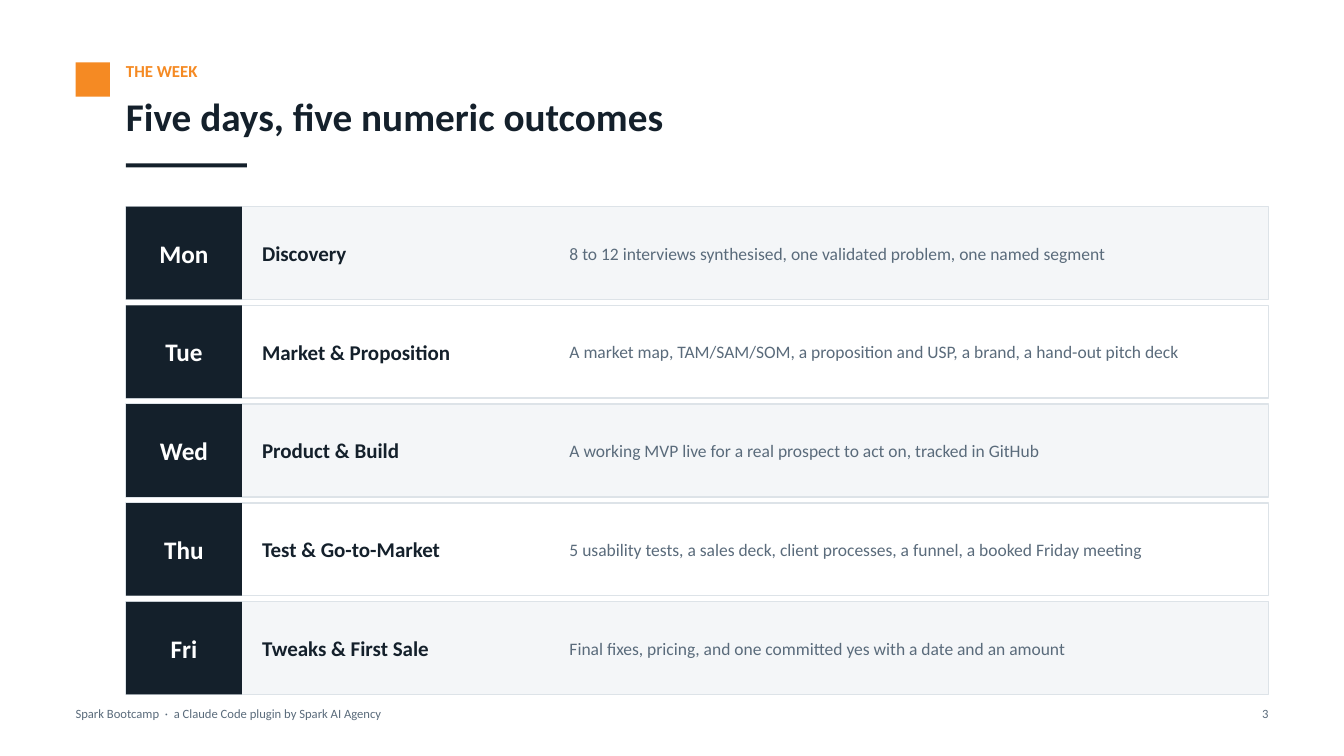
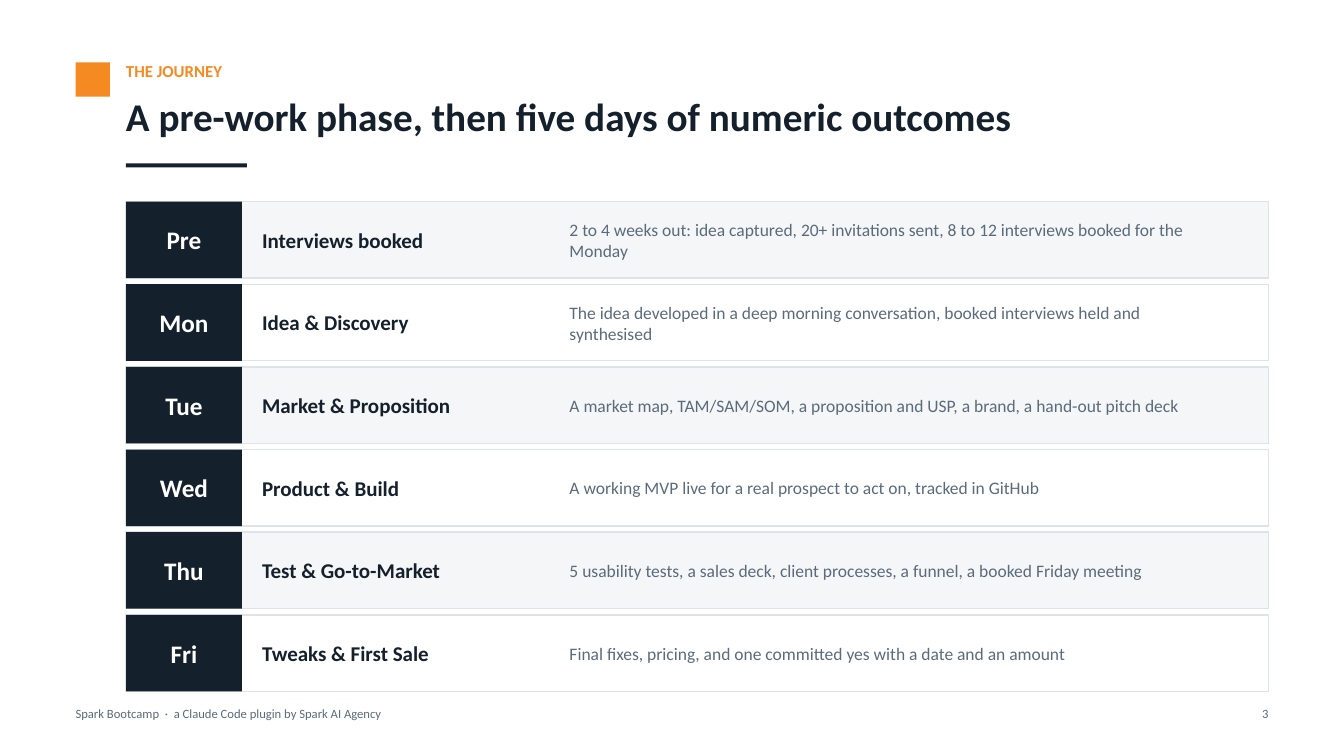
Before and after one commit to SebSparkCuriosity/5daybootcamp, a slide deck: slide 3 of docs/spark-bootcamp-overview.pptx. Drawn at 1344x756 pixels with LibreOffice and Linux fonts; fonts in the diff are those of the drawing. Boxes give left, top, right and bottom in pixels: in the first picture for what was removed or moved away, otherwise in the second. Text is boxed around its words. In the diff, an @@ line names an element or a change of style, - is before the commit and + after.

```diff
--- a/docs/spark-bootcamp-overview.pptx
+++ b/docs/spark-bootcamp-overview.pptx
@@ text at (126,66,222,77): text changed @@
-THE WEEK
+THE JOURNEY
@@ text at (126,103,1011,137): text changed @@
-Five days, five numeric outcomes
+A pre-work phase, then five days of numeric outcomes
@@ rectangle: place and size @@
-rectangle at (126,207,1268,299)
+rectangle at (126,202,1268,278)
@@ rectangle: place and size @@
-rectangle at (126,207,242,299)
+rectangle at (126,202,242,278)
@@ text added at (167,232,202,249), 18 pt, text #FFFFFF, bold @@
+Pre
@@ text added at (262,233,423,248), 15 pt, text #14202B, bold @@
+Interviews booked
@@ text at (569,224,1183,260): text changed @@
-8 to 12 interviews synthesised, one validated problem, one named segment
+2 to 4 weeks out: idea captured, 20+ invitations sent, 8 to 12 interviews booked for the Monday
@@ text "Mon": place and size @@
-text "Mon" at (159,246,208,263)
+text "Mon" at (159,315,208,332)
@@ rectangle: place and size @@
-rectangle at (126,306,1268,398)
+rectangle at (126,284,1268,361)
@@ rectangle: place and size @@
-rectangle at (126,306,242,398)
+rectangle at (126,284,242,361)
@@ text at (262,315,408,334): text changed @@
-Discovery
+Idea & Discovery
@@ text added at (569,307,1140,343), 12.5 pt, text #5A6B7B @@
+The idea developed in a deep morning conversation, booked interviews held and synthesised
@@ text "Tue": place and size @@
-text "Tue" at (165,344,202,361)
+text "Tue" at (165,398,202,415)
@@ rectangle: place and size @@
-rectangle at (126,404,1268,497)
+rectangle at (126,367,1268,444)
@@ rectangle added at (126,367,242,444), fill #14202B @@
@@ text "Market & Proposition": place and size @@
-text "Market & Proposition" at (262,345,450,364)
+text "Market & Proposition" at (262,398,450,417)
@@ text "A market map, TAM/SAM/SOM, a ...": place and size @@
-text "A market map, TAM/SAM/SOM, a ..." at (569,346,1178,361)
+text "A market map, TAM/SAM/SOM, a ..." at (569,400,1178,415)
@@ text "Wed": place and size @@
-text "Wed" at (160,442,208,460)
+text "Wed" at (160,479,208,497)
@@ rectangle: place and size @@
-rectangle at (126,404,242,497)
+rectangle at (126,450,242,526)
@@ rectangle: place and size @@
-rectangle at (126,503,1268,596)
+rectangle at (126,450,1268,526)
@@ text "Product & Build": place and size @@
-text "Product & Build" at (262,443,400,458)
+text "Product & Build" at (262,481,400,496)
@@ text "A working MVP live for ...": place and size @@
-text "A working MVP live for ..." at (569,445,1039,460)
+text "A working MVP live for ..." at (569,482,1039,497)
@@ text "Thu": place and size @@
-text "Thu" at (164,541,203,559)
+text "Thu" at (164,562,203,580)
@@ rectangle: place and size @@
-rectangle at (126,503,242,596)
+rectangle at (126,532,242,609)
@@ rectangle: place and size @@
-rectangle at (126,602,1268,695)
+rectangle at (126,532,1268,609)
@@ text "Test & Go-to-Market": place and size @@
-text "Test & Go-to-Market" at (262,542,440,557)
+text "Test & Go-to-Market" at (262,563,440,578)
@@ text "5 usability tests, a sales ...": place and size @@
-text "5 usability tests, a sales ..." at (569,544,1141,559)
+text "5 usability tests, a sales ..." at (569,565,1141,580)
@@ text "Fri": place and size @@
-text "Fri" at (171,640,198,658)
+text "Fri" at (171,645,198,663)
@@ rectangle: place and size @@
-rectangle at (126,602,242,695)
+rectangle at (126,615,242,692)
@@ rectangle added at (126,615,1268,692), fill #FFFFFF, outline #DDE3E8 1 pt @@
@@ text "Tweaks & First Sale": place and size @@
-text "Tweaks & First Sale" at (262,641,429,656)
+text "Tweaks & First Sale" at (262,646,429,661)
@@ text "Final fixes, pricing, and one ...": place and size @@
-text "Final fixes, pricing, and one ..." at (569,643,1065,658)
+text "Final fixes, pricing, and one ..." at (569,648,1065,663)
```
Also in this commit, not shown: 12 other slides changed, 1 slide added, 46 other files.
